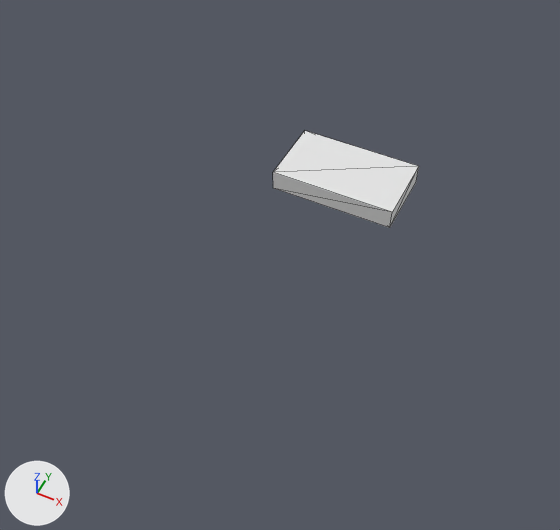
Renders of the OBJ model models/areas/fizzdomain/fizzrock_0_-1.obj from each side of a commit.
Camera for both pictures: a camera (50 mm lens) standing at (19.4, -38.7, 50.8) and looking at (0.5, -1.1, 3.7). The axes (+X, +Y, +Z) are drawn at lower left. The lights are the same throughout. The picture after the commit comes second. Mesh edges are drawn as thin lines. Where no turn or scale is listed for an object, it has been applied to the vertices. Vertices at exactly the same position are counted once.

In view in the first picture: 'fizzrock_0_-1'.
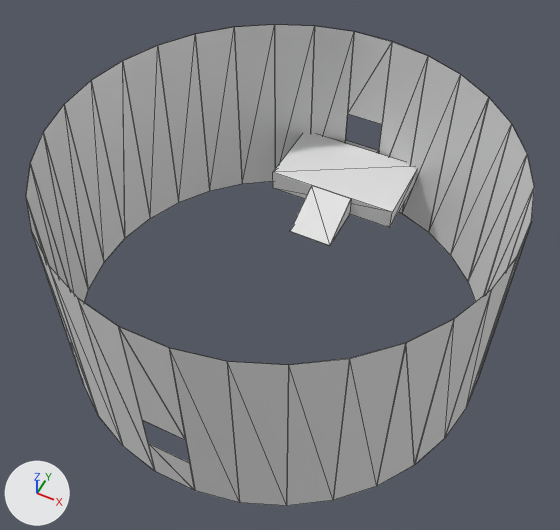
The change, as a diff of the scene's bpy script:
```diff
--- a/models/areas/fizzdomain/fizzrock_0_-1.obj.py
+++ b/models/areas/fizzdomain/fizzrock_0_-1.obj.py
@@ me_fizzrock_0__1 @@
 # used by ob_fizzrock_0__1; location = (0.0, 0.0, 0.0)
-me_fizzrock_0__1.from_pydata(...)  # 8 vertices, 12 faces; spans x -6.0..6.0, y 10.5..17.5, z 0.0..2.0
+me_fizzrock_0__1.from_pydata(...)  # 232 vertices, 156 faces; spans x -17.93..17.93, y -17.93..17.93, z -4.4..14.0
+# me_fizzrock_0__1 part 1
+# 114 vertices are added at x -17.93..17.93, y -17.93..17.93, z -4.4..14.0
+# 92 new vertices lie (0.0, 0.0, 18.4) away from vertices in x -17.93..17.93, y -17.93..17.93, z -4.4
+# 12 new vertices lie (3.52, 0.0, 0.0) away from vertices in x -1.76, y -17.93..17.93, z -4.4..14.0
+# 6 new vertices lie (0.0, 4.5, 2.0) away from vertices in x -2.0..2.0, y 6.0, z -0.01..0.0
+# 144 new faces join them
```

What differs and where, as boxes (x1, y1, x2, y2) in the pictures (560 x 530 px):
'fizzrock_0_-1', reshaped (246% wider, 393% taller)
    before: (273, 131, 419, 228)
    after: (26, 24, 534, 506)
part 1 of me_fizzrock_0__1, added
    after: (26, 24, 534, 506)
